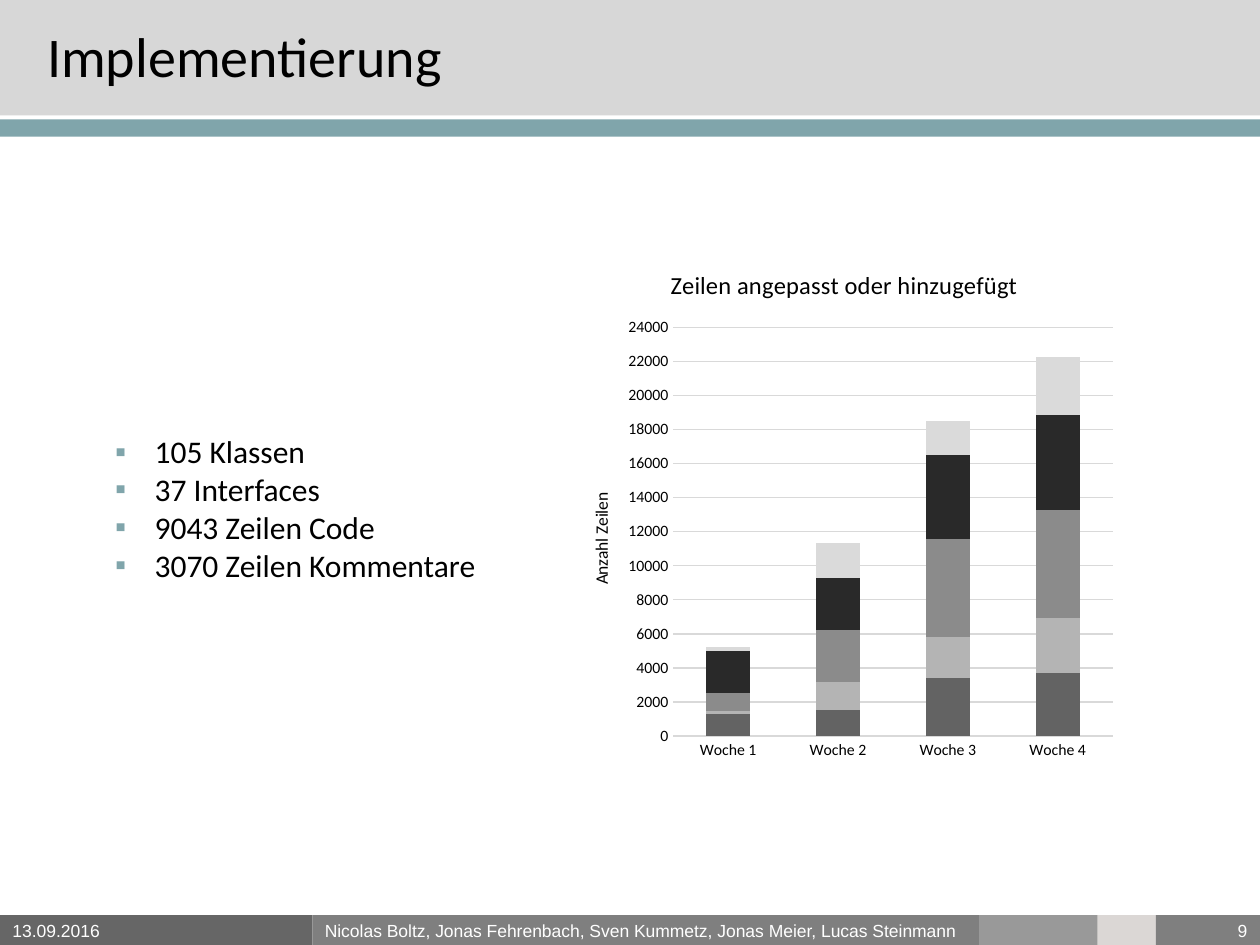
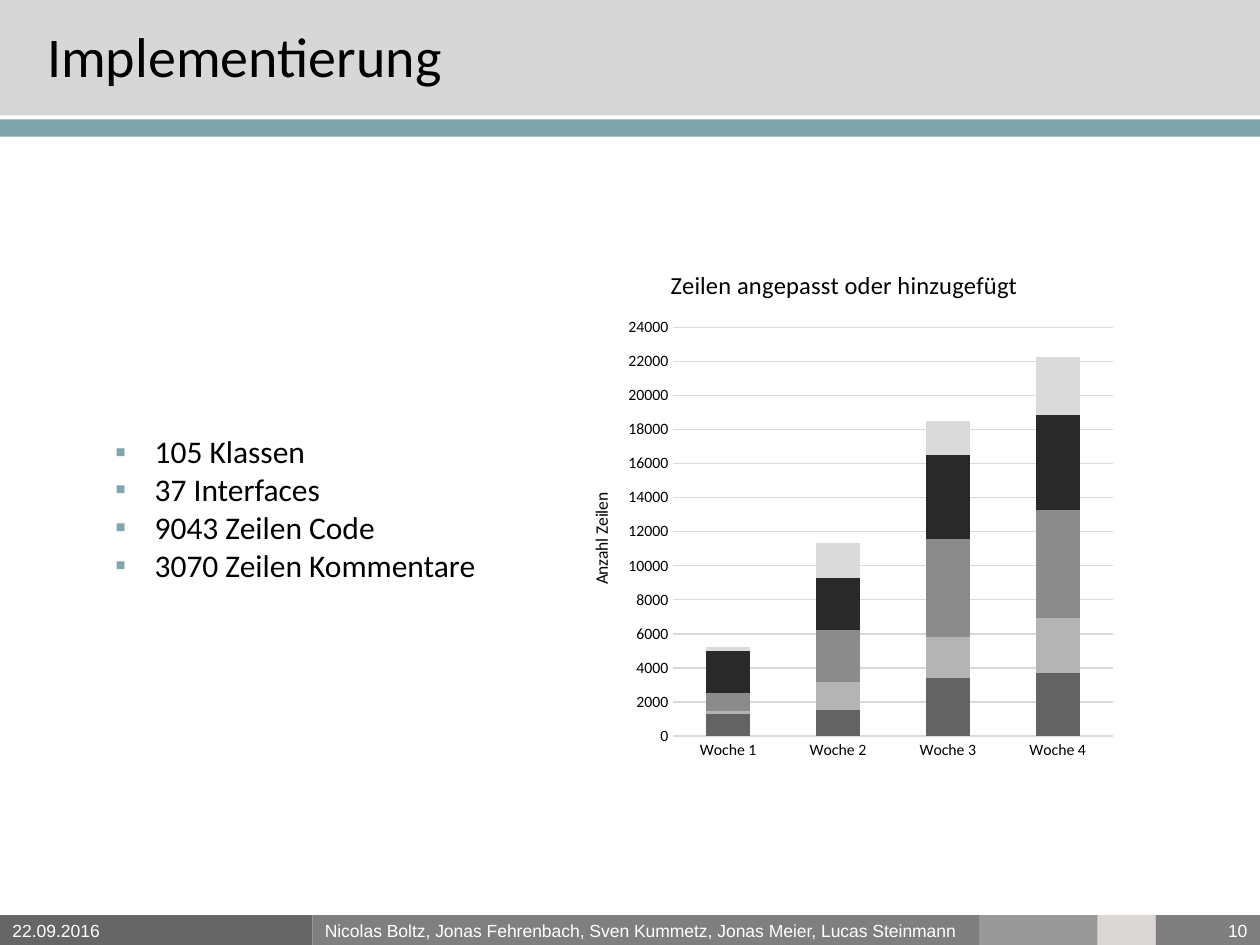
Before and after one commit to PSEProgrammgraphen/PSEDokumente, a slide deck: slide 10 of final/presentation.pptx (slide 9 before the commit). Drawn at 1260x945 pixels with LibreOffice and Linux fonts; fonts in the diff are those of the drawing; background and template pictures are left out. Boxes give left, top, right and bottom in pixels: in the first picture for what was removed or moved away, otherwise in the second. Text is boxed around its words. In the diff, an @@ line names an element or a change of style, - is before the commit and + after.

```diff
--- a/final/presentation.pptx
+++ b/final/presentation.pptx
@@ text in rectangle at (12,925,99,937): text changed @@
-13.09.2016
+22.09.2016
@@ page number at (1228,925,1247,937): text changed @@
-9
+10
```
Also in this commit, not shown: 10 other slides changed, 1 slide added, 3 other files.
